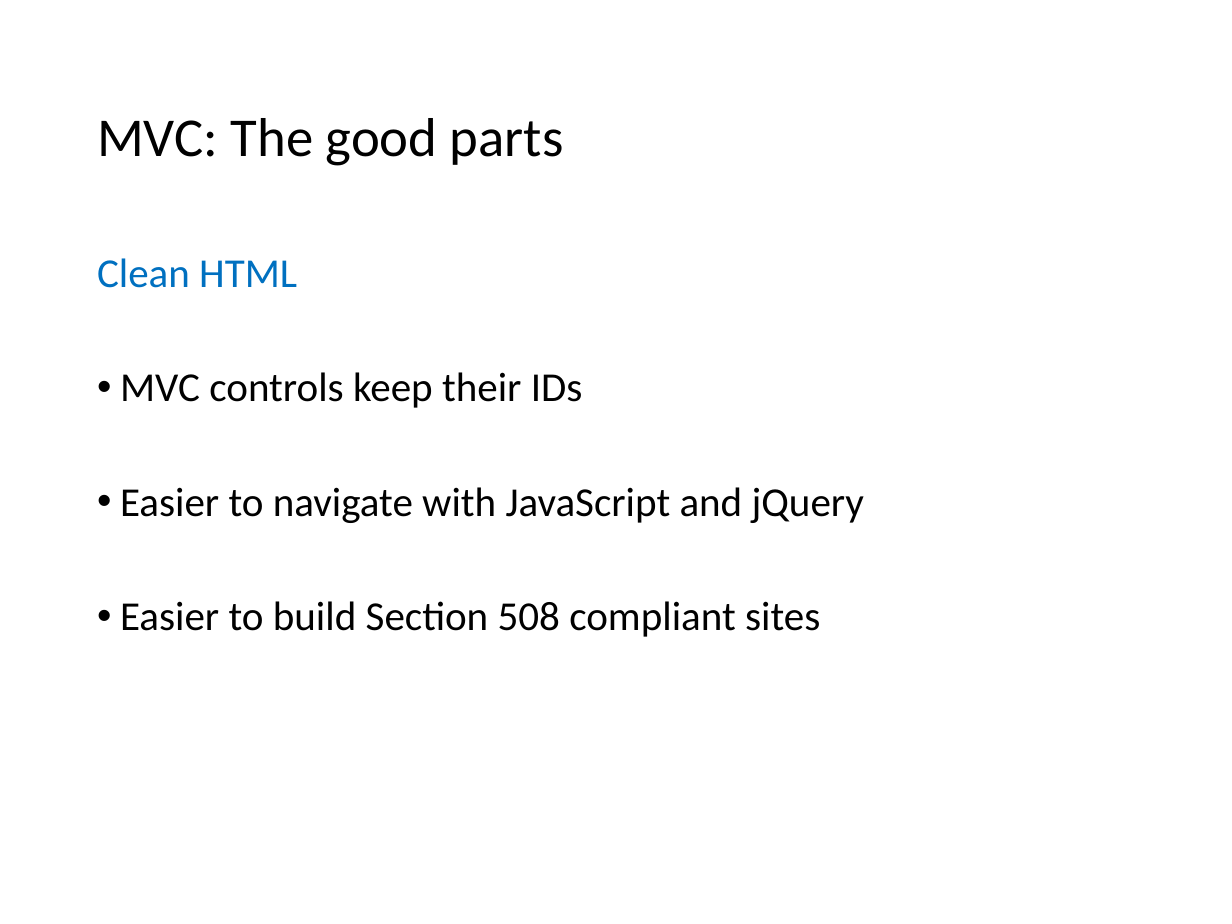
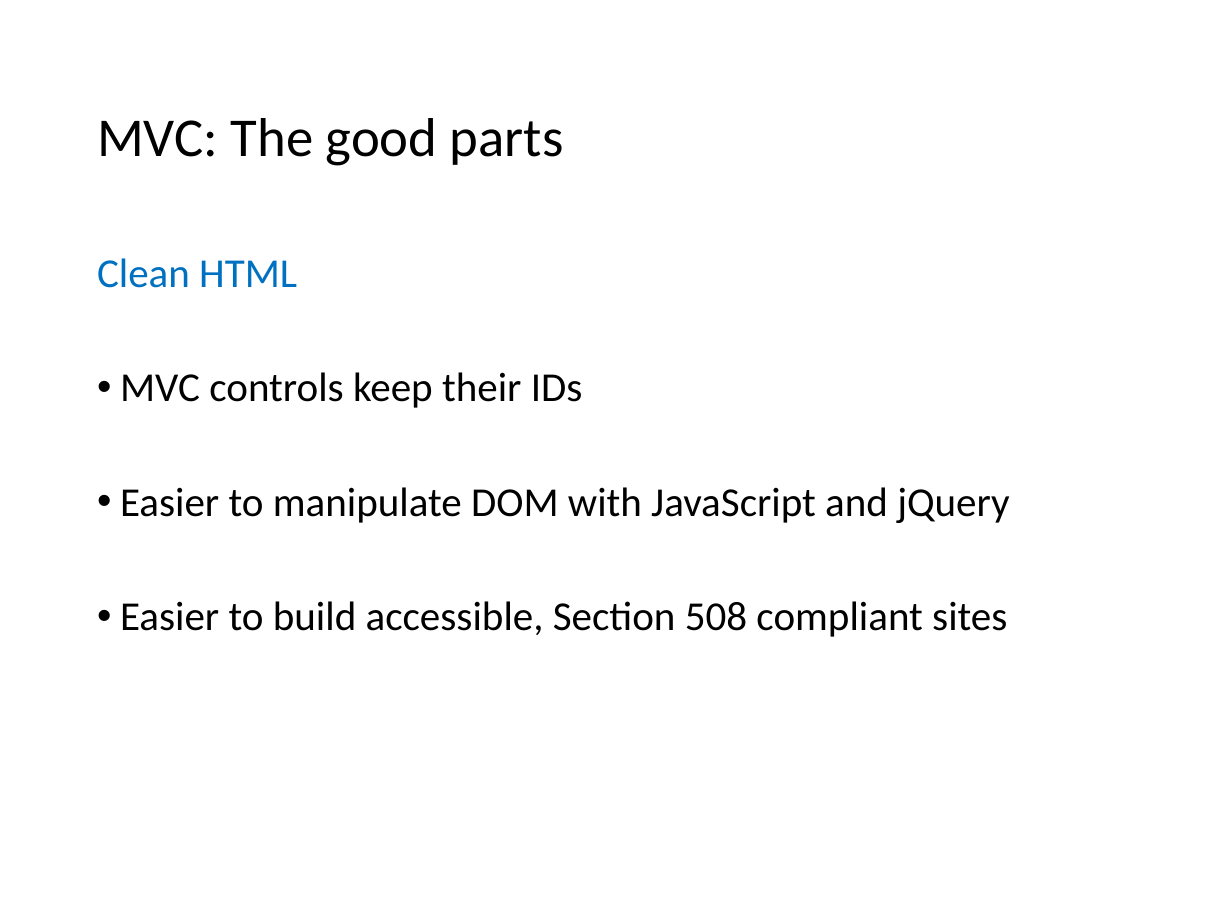
Before and after one commit to VolareSoftware/Presentations, a slide deck: slide 24 of Introduction to ASP.NET MVC - Denver Dev Days/Introduction to ASP.NET MVC.pptx. Drawn at 1232x924 pixels with LibreOffice and Linux fonts; fonts in the diff are those of the drawing. Boxes give left, top, right and bottom in pixels: in the first picture for what was removed or moved away, otherwise in the second. Text is boxed around its words. In the diff, an @@ line names an element or a change of style, - is before the commit and + after.

```diff
--- a/Introduction to ASP.NET MVC - Denver Dev Days/Introduction to ASP.NET MVC.pptx
+++ b/Introduction to ASP.NET MVC - Denver Dev Days/Introduction to ASP.NET MVC.pptx
@@ text at [120,487,1009,637]: text changed @@
-• Easier to navigate with JavaScript and jQuery
-• Easier to build Section 508 compliant sites
+• Easier to manipulate DOM with JavaScript and jQuery
+• Easier to build accessible, Section 508 compliant sites
```
Also in this commit, not shown: 3 other slides changed, 1 slide added, 59 other files.
